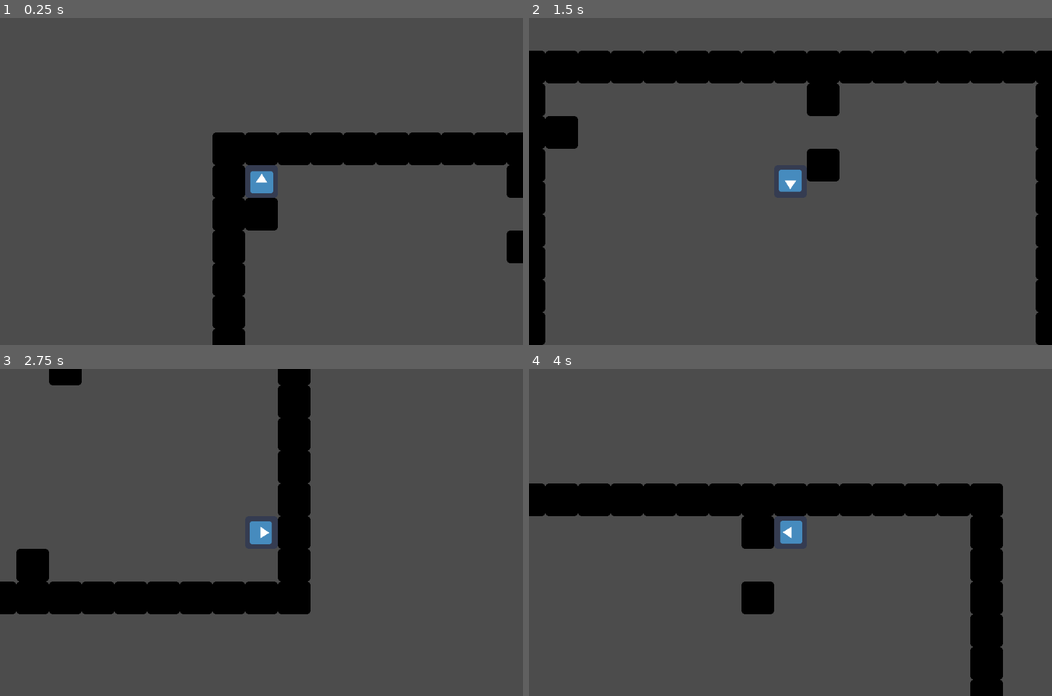
Above: before the commit, frames 1-4 (two rows, left to right).
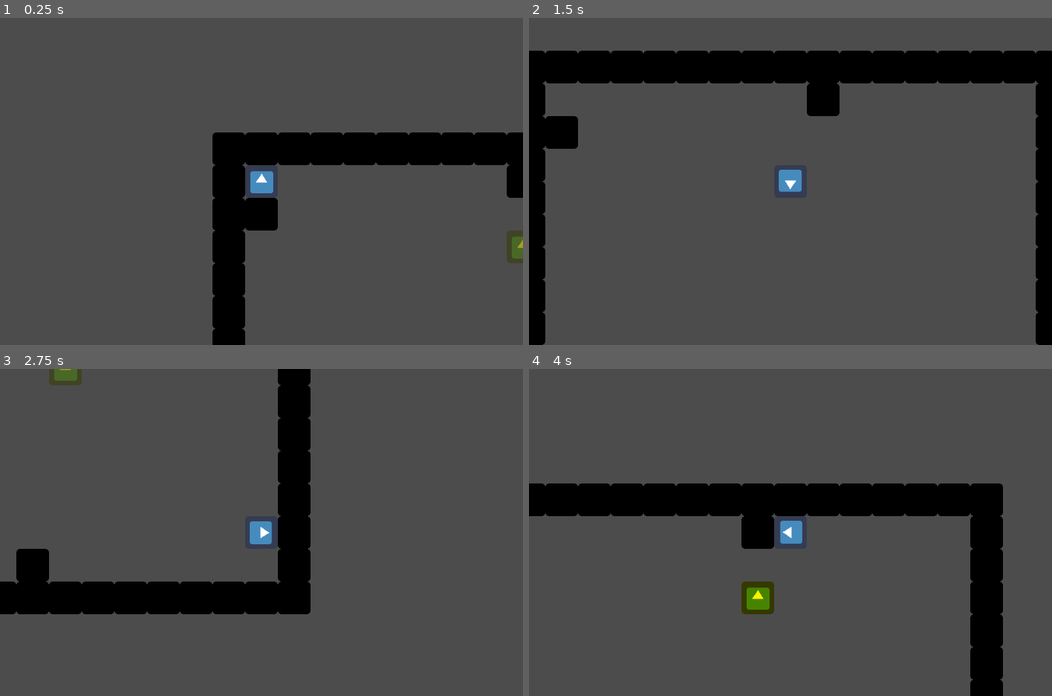
Above: after the commit, the same moments.

Repository: ManaSenpai/ThePurrestCatGirl
Game: Godot game, scene res://Cenas/Testes.tscn
Two runs of this game, one before a commit and one after it. Both use one fixed random seed, a clock stepped at 60 frames per second and the inputs below. The engine's default icon, where the game draws it, is replaced by a stand-in: a white triangle on a blue panel in a dark square.
Inputs:
- Up to frame 1 (0.25 s): no input
- Up to frame 2 (1.5 s): hold Right (ui_right) 0.53-1.28 s; hold Down (ui_down) from 1.28 s (still down)
- Up to frame 3 (2.75 s): release Down (ui_down) at 2.03 s; hold Right (ui_right) from 2.03 s (still down)
- Up to frame 4 (4 s): release Right (ui_right) at 2.78 s; hold Up (ui_up) 2.78-3.53 s; hold Left (ui_left) from 3.53 s (still down)

The runs differ from the first frame. In frame 1, 0.3% of the frame differs, in the area x 96-100%, y 65-75%; in frame 2, 0.6%, in the area x 53-60%, y 40-50%; in frame 3, 0.3%; in frame 4, 0.6%.

Commit message:
Adicionado portal

Diff:
--- /dev/null
+++ b/Cenas/Portal.tscn
@@ -0,0 +1,43 @@
+[gd_scene load_steps=5 format=2]
+
+[ext_resource path="res://icon.png" type="Texture" id=1]
+[ext_resource path="res://Cenas/Roteiros/Portal.gd" type="Script" id=2]
+
+[sub_resource type="RectangleShape2D" id=1]
+extents = Vector2( 32, 32 )
+
+[sub_resource type="Animation" id=2]
+resource_name = "Pisca"
+loop = true
+tracks/0/type = "value"
+tracks/0/path = NodePath(".:modulate")
+tracks/0/interp = 1
+tracks/0/loop_wrap = true
+tracks/0/imported = false
+tracks/0/enabled = true
+tracks/0/keys = {
+"times": PoolRealArray( 0, 0.5, 1 ),
+"transitions": PoolRealArray( 1, 1, 1 ),
+"update": 0,
+"values": [ Color( 1, 1, 1, 1 ), Color( 1, 1, 1, 0 ), Color( 1, 1, 1, 1 ) ]
+}
+
+[node name="Portal" type="Area2D"]
+modulate = Color( 1, 1, 1, 0.613763 )
+script = ExtResource( 2 )
+__meta__ = {
+"_edit_group_": true
+}
+
+[node name="Sprite" type="Sprite" parent="."]
+modulate = Color( 1, 0.984375, 0, 1 )
+self_modulate = Color( 1, 0.960784, 0, 1 )
+texture = ExtResource( 1 )
+
+[node name="CollisionShape2D" type="CollisionShape2D" parent="."]
+shape = SubResource( 1 )
+
+[node name="AnimationPlayer" type="AnimationPlayer" parent="."]
+autoplay = "Pisca"
+anims/Pisca = SubResource( 2 )
+[connection signal="area_entered" from="." to="." method="_on_Portal_area_entered"]
--- a/Cenas/Roteiros/Personagem.gd
+++ b/Cenas/Roteiros/Personagem.gd
@@ -1,44 +1,68 @@
 extends Area2D
 
+# Variável responsável por dar a direção dos movimentos do jogador
 var direcao = Vector2(1,0)
+# Constante de velocidade
 var VEL = 800
+# Variável responsável por dar o movimento ao jogador
 var velocidade = 0
-var pode_mover = false
 
 
 func _physics_process(delta):
+
+	# Se ele estiver parado, ele pode se mover
 	if (velocidade == 0):
+		# Movimentação para cima
 		if (Input.is_action_just_pressed("ui_up")):
-			direcao = muda_direcao(0)
+			muda_direcao(0)
+		# Movimentação para a direita
 		elif (Input.is_action_just_pressed("ui_right")):
-			direcao = muda_direcao (90)
+			muda_direcao (90)
+		# Movimentação para baixo
 		elif (Input.is_action_just_pressed("ui_down")):
-			direcao = muda_direcao (180)
+			muda_direcao (180)
+		# Movimentação para a esquerda
 		elif (Input.is_action_just_pressed("ui_left")):
-			direcao = muda_direcao (270)
+			muda_direcao (270)
+
+	"""
+	Formula para movimentar o personagem, baseado no
+	delta, na direção e na velocidade.
+	"""
 	position += direcao.normalized() * delta * velocidade
 
 
 
-
+# Função responsável por alterar a direção do personagem
 func muda_direcao(rotacao):
+	# Array com as direções possíveis
 	var  d = [
 		Vector2(0,-1),
 		Vector2(1,0),
 		Vector2(0,1),
 		Vector2(-1,0)
 	]
+	# Muda a rotação do objeto
 	rotation_degrees = rotacao
+	# Dá velocidade ao objeto
 	velocidade = VEL
-	return d[rotacao/90]
+	# E atribui a direcao para que haja a movimentação
+	direcao = d[rotacao/90]
 
+# Função que faz o personagem parar nos objetos
+func para():
+	# Zera a velocidade
+	velocidade = 0
 
-func para():
-	velocidade = 0
+	"""
+	Formula que ajusta a posição,
+	considerando que ele anda apenas em 64 pixels
+	"""
 	var posicao64 = position/64
 	posicao64 = posicao64.round()
 	position = posicao64*64
 
 func _on_Personagem_area_entered(area):
+	# Se um objeto parede entrar em contato com ele, ele para
 	if ("Parede" in area.name):
 		para()
--- /dev/null
+++ b/Cenas/Roteiros/Portal.gd
@@ -0,0 +1,14 @@
+extends Area2D
+# Variável para armazenar o caminho da cena para a qual esse portal vai mandar
+export var caminho = "caminho aqui"
+
+func _ready():
+	pass
+
+
+
+func _on_Portal_area_entered(area):
+	# Muda a Cena se colidir com o personagem.
+	if (area.name == "Personagem"):
+		get_tree().change_scene(caminho)
+	pass # Replace with function body.
--- a/Cenas/Testes.tscn
+++ b/Cenas/Testes.tscn
@@ -1,7 +1,8 @@
-[gd_scene load_steps=3 format=2]
+[gd_scene load_steps=4 format=2]
 
 [ext_resource path="res://Cenas/Personagem.tscn" type="PackedScene" id=1]
 [ext_resource path="res://Cenas/ParedeTeste.tscn" type="PackedScene" id=2]
+[ext_resource path="res://Cenas/Portal.tscn" type="PackedScene" id=3]
 
 [node name="Testes" type="Node2D"]
 
@@ -177,5 +178,6 @@
 [node name="ParedeTeste55" parent="Paredes" instance=ExtResource( 2 )]
 position = Vector2( 64, 128 )
 
-[node name="ParedeTeste56" parent="Paredes" instance=ExtResource( 2 )]
+[node name="Portal" parent="." instance=ExtResource( 3 )]
 position = Vector2( 576, 192 )
+caminho = "res://Cenas/Testes.tscn"
